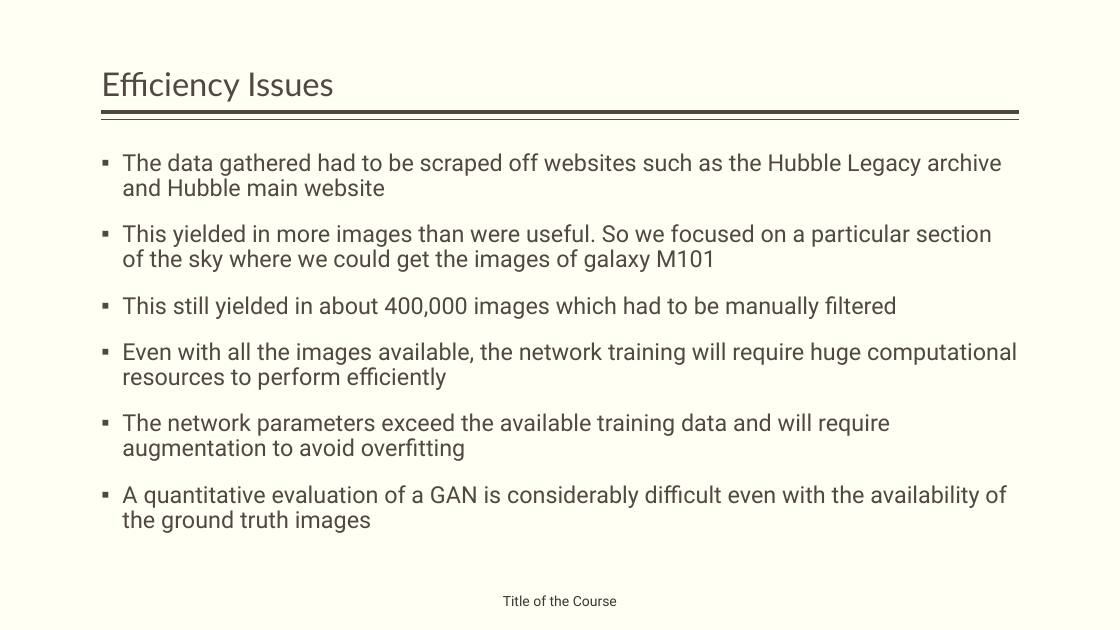
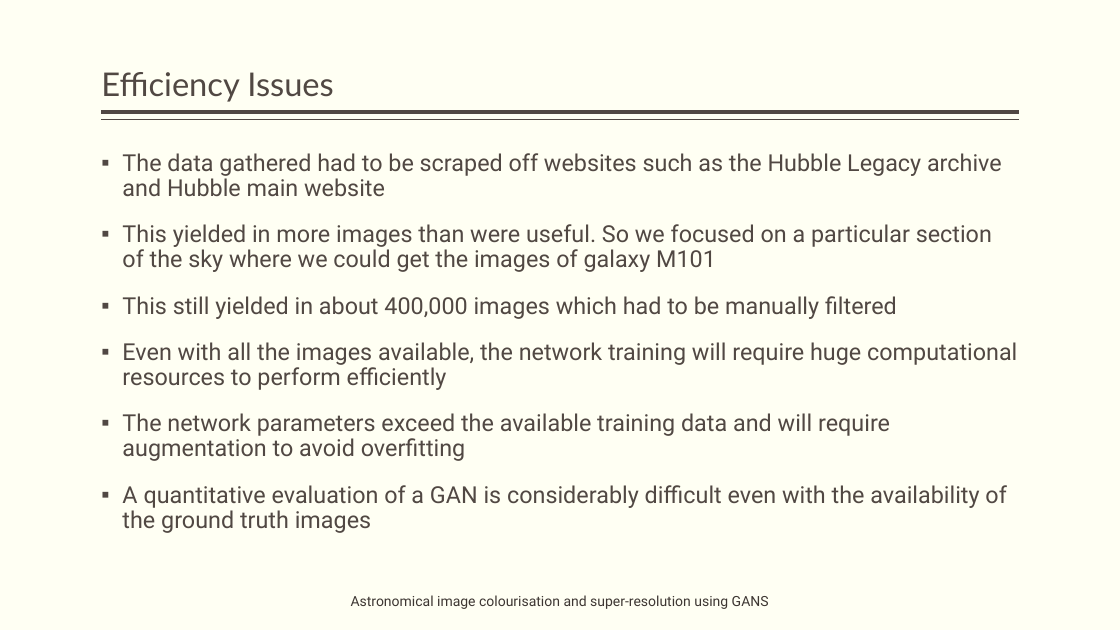
Before and after one commit to obi-wan-shinobi/Literature-Review, a slide deck: slide 27 of Presentation/Stage_1/stage_1_presentation.pptx (slide 31 before the commit). Drawn at 1120x630 pixels with LibreOffice and Linux fonts; fonts in the diff are those of the drawing. Boxes give left, top, right and bottom in pixels: in the first picture for what was removed or moved away, otherwise in the second. Text is boxed around its words. In the diff, an @@ line names an element or a change of style, - is before the commit and + after.

```diff
--- a/Presentation/Stage_1/stage_1_presentation.pptx
+++ b/Presentation/Stage_1/stage_1_presentation.pptx
@@ text at box(351, 595, 769, 609): text changed @@
-Title of the Course
+Astronomical image colourisation and super-resolution using GANS
```
Also in this commit, not shown: 11 other slides changed, 1 slide removed, 1 other file.
